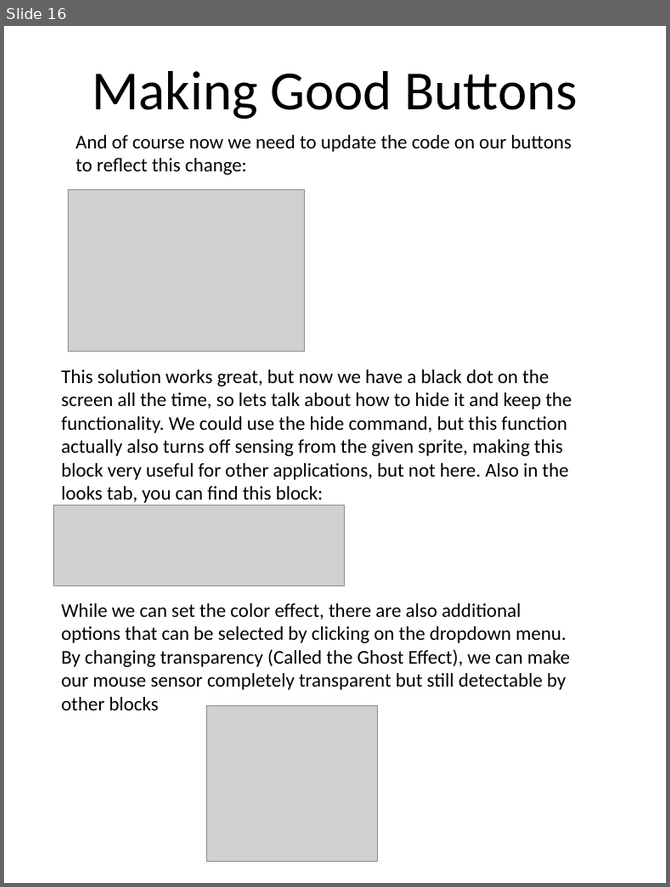
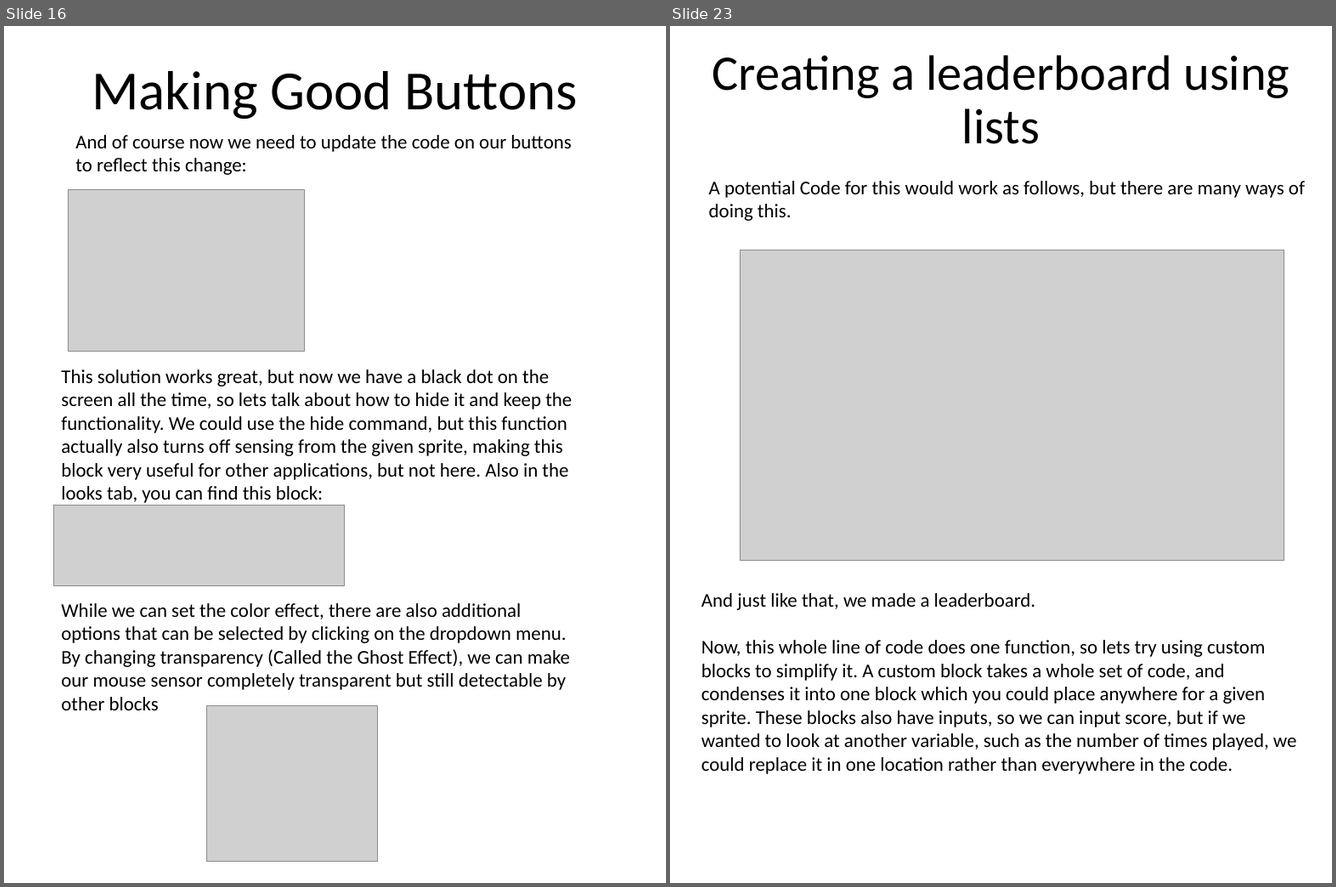
Before and after one commit to tommyrohmann/Coding-Club, a slide deck: Meeting Notes/Powerpoints they are the same as the pdfs/Coding Club Meeting 2.pptx. Shown side by side, each under a label of ours: slide 16 before the commit, slides 16 and 23 after it; the slides between them are not shown. The pictures are 670x887 and 1336x887 pixels, drawn with LibreOffice and Linux fonts; fonts in the diff are those of the drawing; grey boxes stand for pictures. Boxes give left, top, right and bottom in pixels: in the first picture for what was removed or moved away, otherwise in the second. Text is boxed around its words. In the diff, an @@ line names an element or a change of style, - is before the commit and + after.

```diff
--- a/Meeting Notes/Powerpoints they are the same as the pdfs/Coding Club Meeting 2.pptx
+++ b/Meeting Notes/Powerpoints they are the same as the pdfs/Coding Club Meeting 2.pptx
@@ slide 23 added at <box>670,26,1332,883</box>, background #FFFFFF @@
@@ title added at <box>712,55,1290,144</box>, 45.9 pt, text #000000 @@
+Creating a leaderboard using lists
@@ text added at <box>709,181,1305,221</box>, 18 pt, text #000000 @@
+A potential Code for this would work as follows, but there are many ways of doing this.
@@ picture added at <box>740,250,1284,560</box> @@
@@ text added at <box>701,593,1297,774</box>, 18 pt, text #000000 @@
+And just like that, we made a leaderboard.
+Now, this whole line of code does one function, so lets try using custom blocks to simplify it. A custom block takes a whole set of code, and condenses it into one block which you could place anywhere for a given sprite. These blocks also have inputs, so we can input score, but if we wanted to look at another variable, such as the number of times played, we could replace it in one location rather than everywhere in the code.
```
Also in this commit, not shown: 5 slides changed, 9 other slides added, 2 other files.
